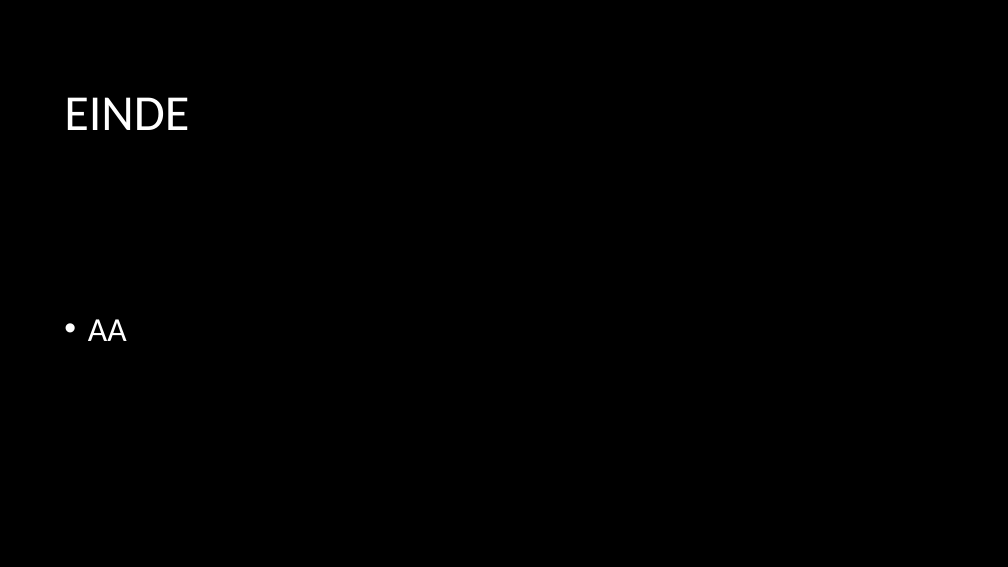
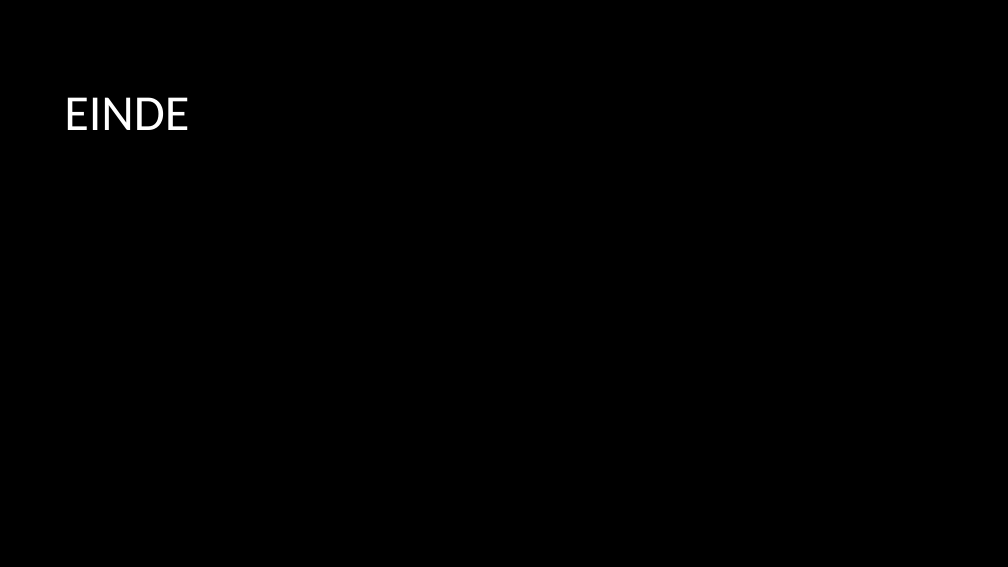
Before and after one commit to BasDM/PresentatiePM, a slide deck: slide 7 of Presentatie_powerpoint.pptx. Drawn at 1008x567 pixels with LibreOffice and Linux fonts; fonts in the diff are those of the drawing; background and template pictures are left out. Boxes give left, top, right and bottom in pixels: in the first picture for what was removed or moved away, otherwise in the second. Text is boxed around its words. In the diff, an @@ line names an element or a change of style, - is before the commit and + after.

```diff
--- a/Presentatie_powerpoint.pptx
+++ b/Presentatie_powerpoint.pptx
@@ text removed at (88,319,127,341) @@
-• AA
```
Also in this commit, not shown: 2 other slides changed, 2 slides added, 2 slides removed.
